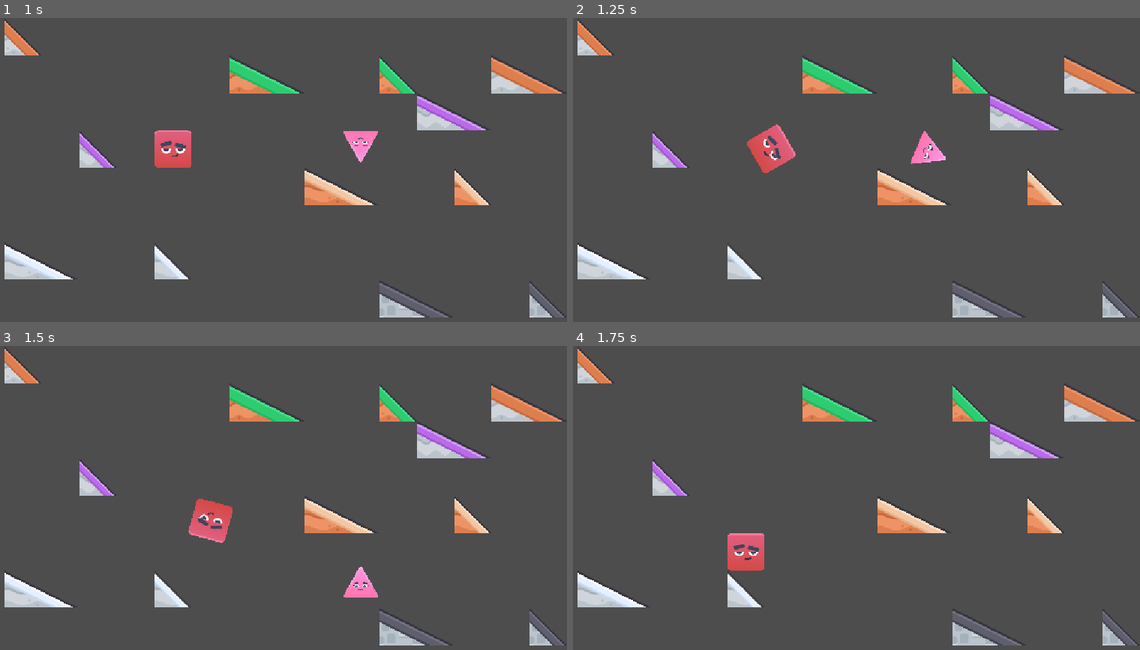
Above: before the commit, frames 1-4 (two rows, left to right).
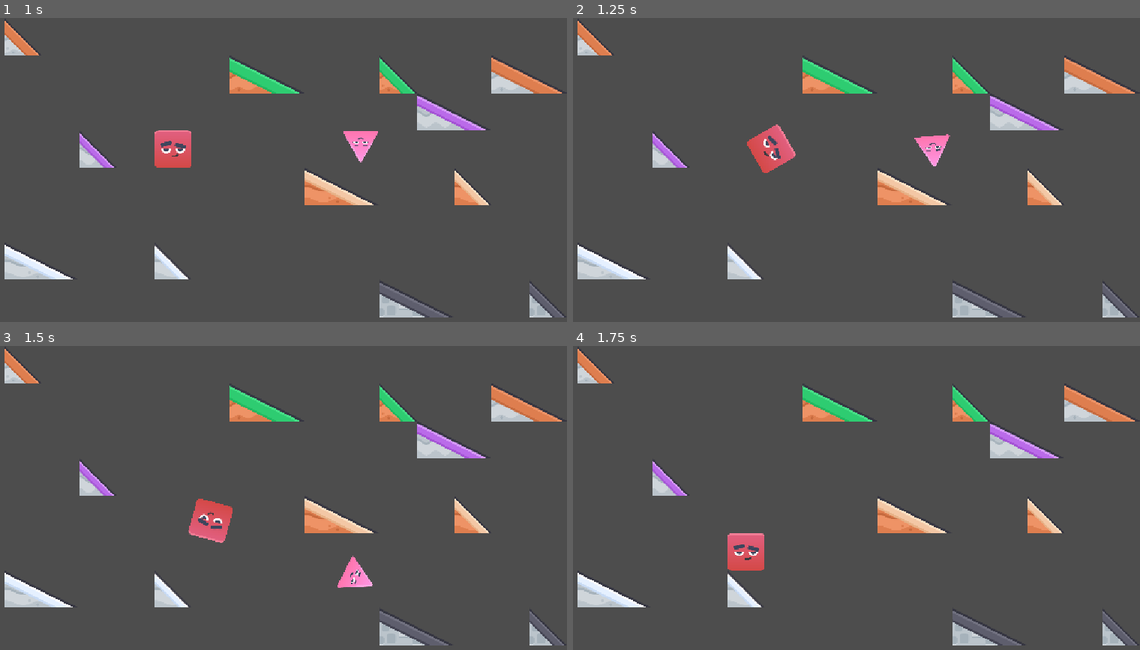
Above: after the commit, the same moments.

Repository: pklito/juniper-jam
Game: Godot game, scene res://scenes/levels/debug.tscn
The game is run twice, just before and just after one commit, with the same random seed, the same clock (stepped at 60 frames per second) and the same inputs. The project has no main scene, so this scene is started directly.
Inputs (mouse positions are in pixels of both pictures, inside the frame that each line leads up to):
- Up to frame 1 (1 s): tap Enter at 0.5 s; drag from (175, 148) to (362, 142) at 0.52 s
- Up to frame 2 (1.25 s): no input
- Up to frame 3 (1.5 s): drag from (357, 479) to (198, 476) at 1.27 s
- Up to frame 4 (1.75 s): no input

Frame 1 is identical in both runs. In frame 2, 0.3% of the frame differs, in the area x 59-67%, y 37-49%; in frame 3, 0.5%, in the area x 59-67%, y 68-83%; in frame 4, nothing differs.

Commit message:
tweak fall anim

Diff:
--- a/scripts/game.gd
+++ b/scripts/game.gd
@@ -292,12 +292,18 @@
 		if fall < 0 or (a_dir == b_dir and fall == 0):
 			return
 		anim_floor_angle = Utils.near_mod(b_dir, a_dir, 4) * 90
-		print(a_dir," ",b_dir, " ", Utils.near_mod(b_dir, a_dir, 4) * 90)
+		var rotate_delay := 0.05
+		var rotate_time := sqrt(fall)/2 - rotate_delay
+		if fall == 0:
+			rotate_delay = 0
+			rotate_time = 0.3
+
 		reset_tween()
 		tween.set_ease(Tween.EASE_OUT)
 		tween.set_trans(Tween.TRANS_BOUNCE)
 		tween.tween_property(player_node, "global_position", tile_config.pos_to_pixel(b_pos), sqrt(fall)/2)
-		tween.parallel().tween_property(player_node, "rotation_degrees", anim_floor_angle, 0.3).from(a_dir * 90)
+		tween.set_trans(Tween.TRANS_SPRING)
+		tween.parallel().tween_property(player_node, "rotation_degrees", anim_floor_angle, rotate_time).from(a_dir * 90).set_delay(rotate_delay)
 
 
 
